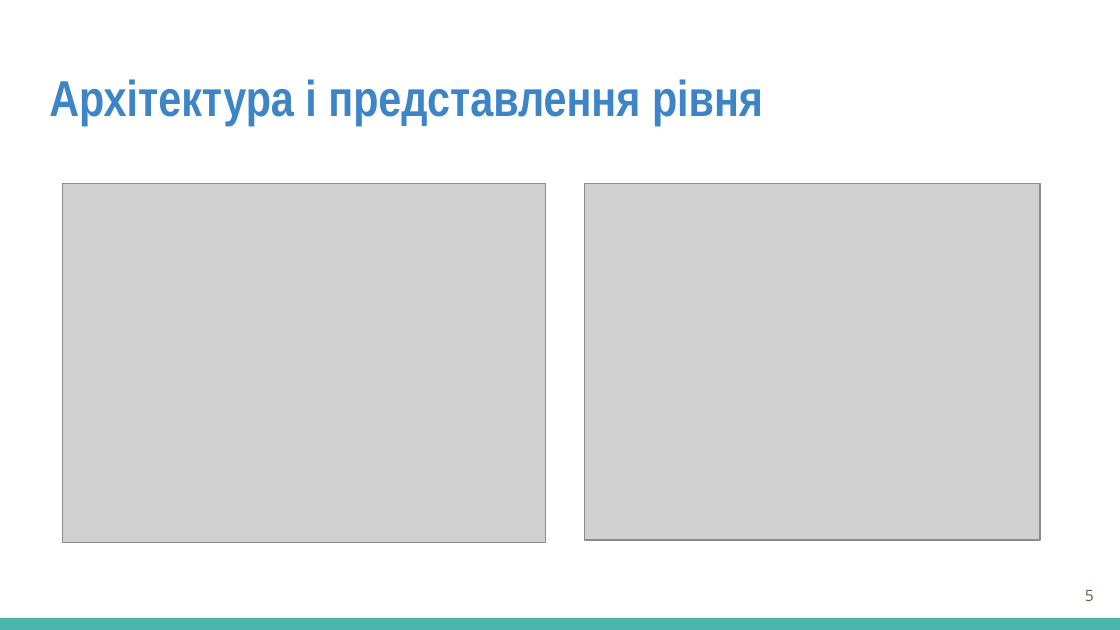
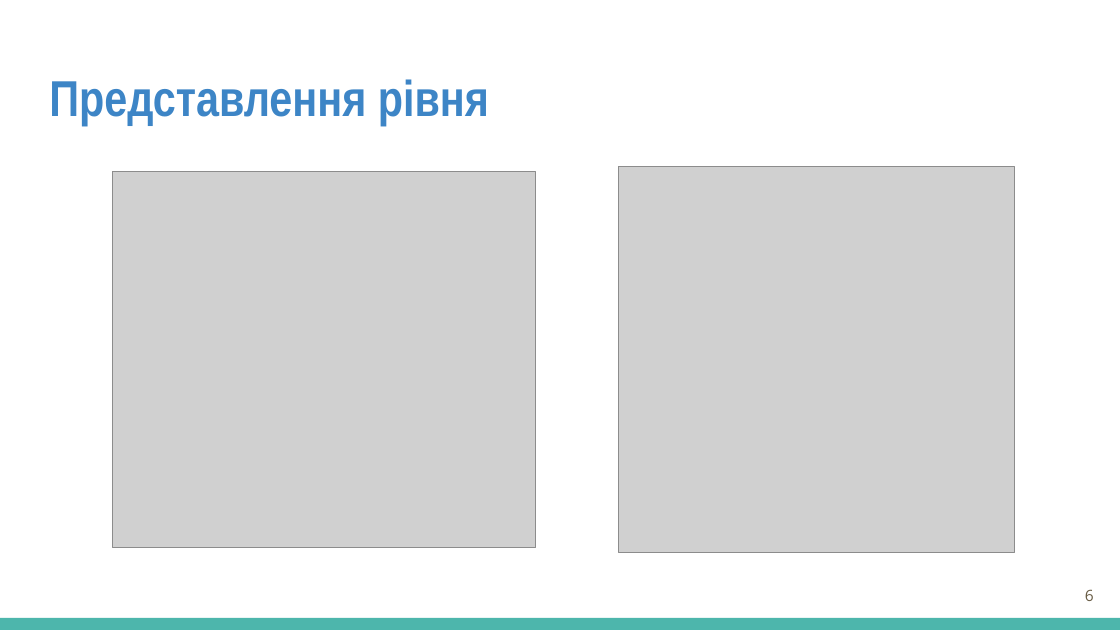
Before and after one commit to VlaD1377/LevelGenerator, a slide deck: slide 6 of 2026_М_ПІ_ІПЗм-24-1_Лабунець_В_В.pptx (slide 5 before the commit). Drawn at 1120x630 pixels with LibreOffice and Linux fonts; fonts in the diff are those of the drawing; grey boxes stand for pictures. Boxes give left, top, right and bottom in pixels: in the first picture for what was removed or moved away, otherwise in the second. Text is boxed around its words. In the diff, an @@ line names an element or a change of style, - is before the commit and + after.

```diff
--- a/2026_М_ПІ_ІПЗм-24-1_Лабунець_В_В.pptx
+++ b/2026_М_ПІ_ІПЗм-24-1_Лабунець_В_В.pptx
@@ title at (49, 79, 489, 126): text changed @@
-Архітектура і представлення рівня
+Представлення рівня
@@ picture: place and size @@
-picture at (63, 184, 547, 543)
+picture at (113, 171, 536, 548)
@@ picture: place and size @@
-picture at (585, 184, 1040, 541)
+picture at (618, 167, 1014, 553)
@@ page number at (1085, 589, 1094, 601): text changed @@
-5
+6
```
Also in this commit, not shown: 1 slide added, 1 other file.
